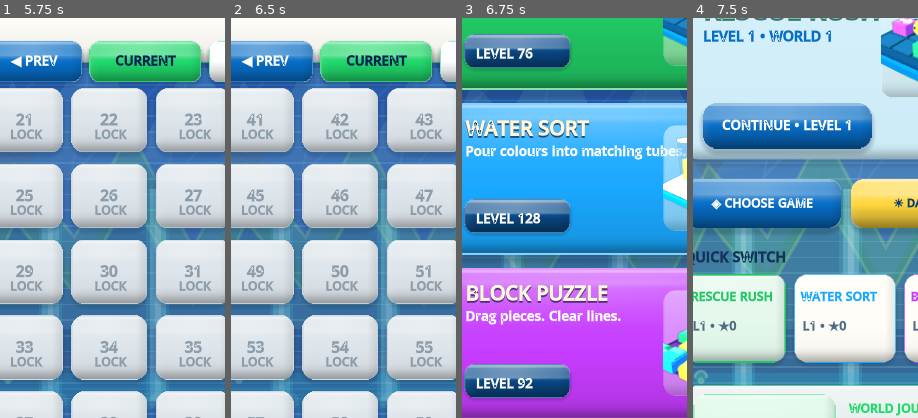
Above: before the commit, frames 1-4 (left to right).
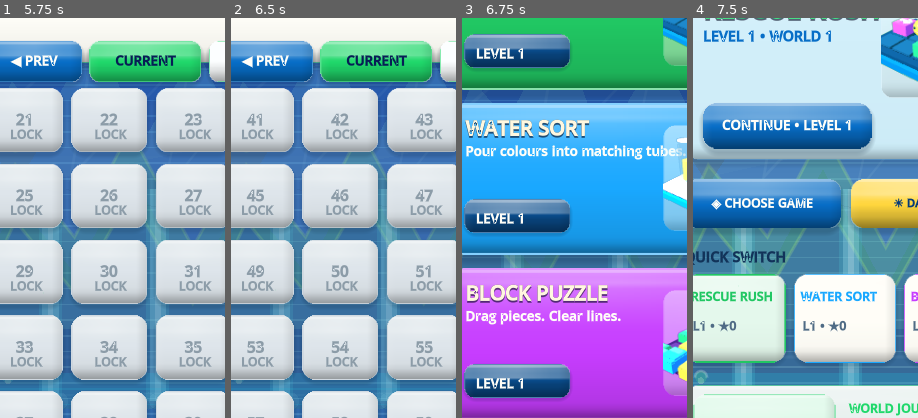
Above: after the commit, the same moments.

Repository: eghosa001/unjam
Game: Godot game, scene res://scenes/Main.tscn
The game is run twice, just before and just after one commit, with the same random seed, the same clock (stepped at 60 frames per second) and the same inputs.
Inputs:
- Up to frame 1 (5.75 s): click "CONTINUE • LEVEL 1" at 0.5 s; click "PLAY NOW" at 1.25 s; click "↻ RESTART" at 2 s; click "↻ RESTART" at 2.75 s; click "↻ RESTART" at 3.5 s; click "←" at 4.25 s; click "NEXT ▶" at 5 s
- Up to frame 2 (6.5 s): click "NEXT ▶" at 5.75 s
- Up to frame 3 (6.75 s): click "‹" at 6.5 s
- Up to frame 4 (7.5 s): click "‹" at 7.25 s
The pictures show only the part of the screen within x 15-65%, y 23-73%; the shares and areas given below are measured in that part.

Frames 1-2 are identical in both runs. In frame 3, 0.4% of the frame differs, in the area x 24-36%, y 7-93%; in frame 4, nothing differs.

Commit message:
Show real progress in Choose a Game
* Show real player levels in game chooser

* Guard chooser against placeholder levels

* Read selector progress through autoload node

Diff:
--- a/scripts/ui/premium_live_hub_3d.gd
+++ b/scripts/ui/premium_live_hub_3d.gd
@@ -101,12 +101,12 @@
 	settings.pressed.connect(func(): get_parent().call("build_settings"))
 	canvas.add_child(settings)
 
-	_add_game_card(canvas, "rescue_rush", Rect2(17, 111, 354, 160), Color("#21c763"), Color("#49d17f"), "RESCUE RUSH", "Tap arrows. Clear the lane.", 76)
-	_add_game_card(canvas, "water_sort", Rect2(17, 285, 354, 160), Color("#1aa8ff"), Color("#43b8ff"), "WATER SORT", "Pour colours into matching tubes.", 128)
-	_add_game_card(canvas, "block_puzzle", Rect2(17, 459, 354, 160), Color("#c73dff"), Color("#d160ff"), "BLOCK PUZZLE", "Drag pieces. Clear lines.", 92)
+	_add_game_card(canvas, "rescue_rush", Rect2(17, 111, 354, 160), Color("#21c763"), Color("#49d17f"), "RESCUE RUSH", "Tap arrows. Clear the lane.")
+	_add_game_card(canvas, "water_sort", Rect2(17, 285, 354, 160), Color("#1aa8ff"), Color("#43b8ff"), "WATER SORT", "Pour colours into matching tubes.")
+	_add_game_card(canvas, "block_puzzle", Rect2(17, 459, 354, 160), Color("#c73dff"), Color("#d160ff"), "BLOCK PUZZLE", "Drag pieces. Clear lines.")
 	_add_bottom_nav(canvas)
 
-func _add_game_card(canvas: Control, game_id: String, rect: Rect2, accent: Color, highlight: Color, title: String, subtitle: String, figma_fallback_level: int) -> void:
+func _add_game_card(canvas: Control, game_id: String, rect: Rect2, accent: Color, highlight: Color, title: String, subtitle: String) -> void:
 	RefCanvas.add_shadow(canvas, rect, 20, Color(0.03,0.10,0.20,0.22), 8, Vector2(0,6))
 	var card := PanelContainer.new()
 	card.name = "GameCard3D_%s" % game_id
@@ -120,8 +120,6 @@
 	RefCanvas.style_display_title(game_title, Color("#fff7df"), accent.darkened(0.62), 2)
 	_add_text(canvas, subtitle, Rect2(34, rect.position.y + 39.6, 184, 18), 13, OFF_WHITE, false)
 	var level := maxi(1, MultiGameManager.highest_level(game_id))
-	if level <= 1:
-		level = figma_fallback_level
 	RefCanvas.add_shadow(canvas, Rect2(33, rect.position.y + 100.7, 112, 36), 13, Color(0.02,0.10,0.20,0.16), 3, Vector2(0,2))
 	var level_pill := PanelContainer.new()
 	var pill_mid := Color(0.04, 0.30, 0.55)
@@ -129,7 +127,8 @@
 	RefCanvas.set_rect(level_pill, 33, rect.position.y + 100.7, 112, 36)
 	level_pill.mouse_filter = Control.MOUSE_FILTER_IGNORE
 	canvas.add_child(level_pill)
-	_add_text(canvas, "LEVEL %d" % level, Rect2(45, rect.position.y + 111, 88, 16), 13, OFF_WHITE, true)
+	var level_label := _add_text(canvas, "LEVEL %d" % level, Rect2(45, rect.position.y + 111, 88, 16), 13, OFF_WHITE, true)
+	level_label.name = "SelectorLevelLabel_%s" % game_id
 	_add_card_preview(canvas, game_id, rect.position.y)
 
 	var tap := Button.new()
--- a/tests/validate_selector_navigation.gd
+++ b/tests/validate_selector_navigation.gd
@@ -20,7 +20,14 @@
 	if nav == null or active == null:
 		return _fail("Games selector premium bottom navigation is incomplete")
 
+	var multi_game := root.get_node_or_null("MultiGameManager")
+	if multi_game == null:
+		return _fail("MultiGameManager autoload is missing")
 	for game_id in ["rescue_rush", "water_sort", "block_puzzle"]:
+		var expected_level := maxi(1, int(multi_game.call("highest_level", game_id)))
+		var level_label := _find(main, "SelectorLevelLabel_%s" % game_id) as Label
+		if level_label == null or level_label.text != "LEVEL %d" % expected_level:
+			return _fail("Selector shows stale/fake progress for %s" % game_id)
 		var game_title := _find(main, "SelectorGameTitle_%s" % game_id) as Label
 		if game_title == null:
 			return _fail("Selector game title is missing for %s" % game_id)
